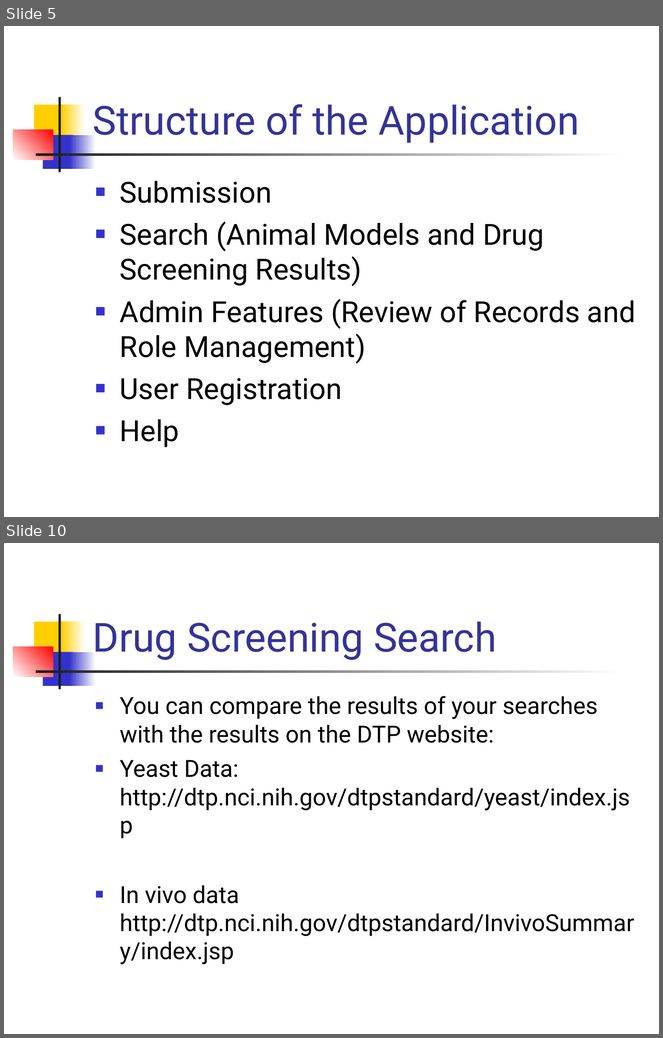
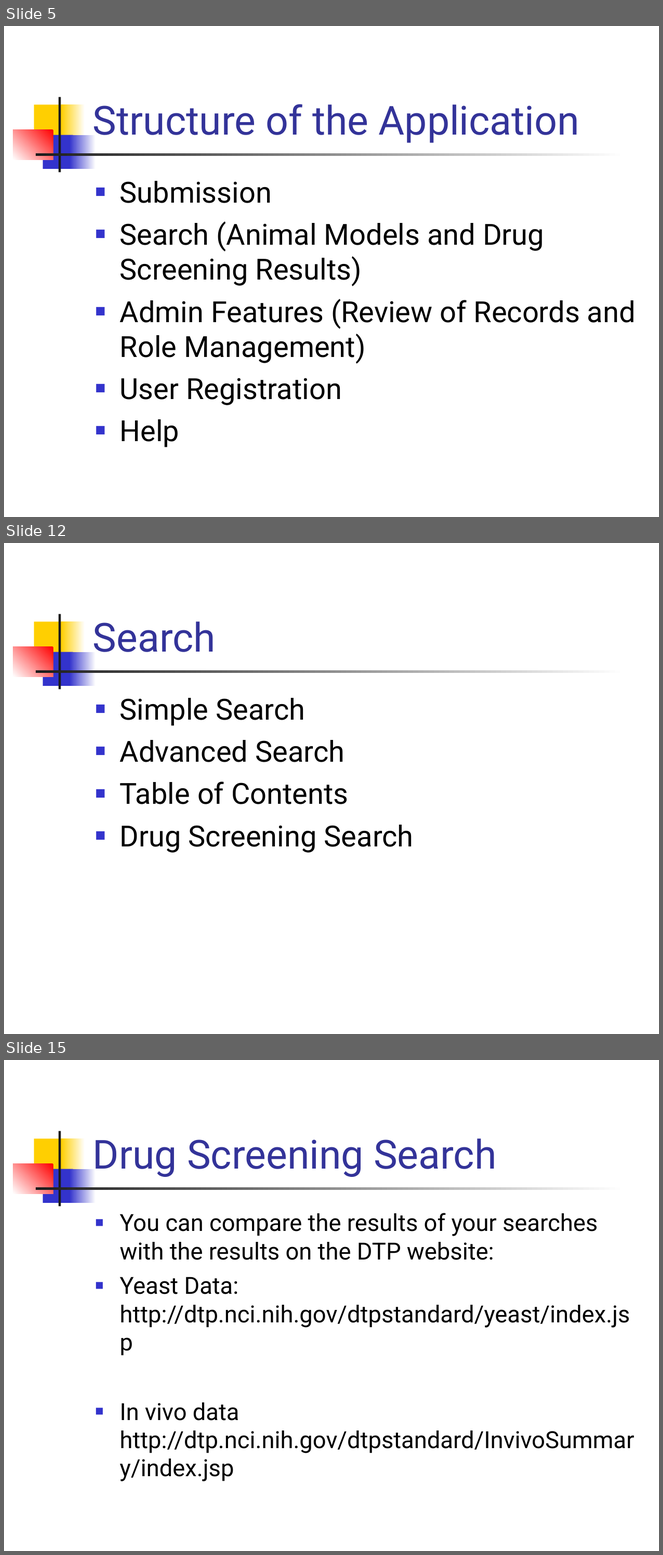
Before and after one commit to NCIP/camod-docs, a slide deck: artifacts/UAT/UAT2/Intro UAT2.ppt. Shown one above the other, each under a label of ours: slides 5 and 10 before the commit, slides 5, 12 and 15 after it; the slides between them are not shown. The pictures are 663x1038 and 663x1555 pixels, drawn with LibreOffice and Linux fonts; fonts in the diff are those of the drawing. Boxes give left, top, right and bottom in pixels: in the first picture for what was removed or moved away, otherwise in the second. Text is boxed around its words. In the diff, an @@ line names an element or a change of style, - is before the commit and + after.

```diff
--- a/artifacts/UAT/UAT2/Intro UAT2.ppt
+++ b/artifacts/UAT/UAT2/Intro UAT2.ppt
@@ slide 12 added at bbox=[4, 543, 659, 1034], background #FFFFFF; not listed: 7 template elements that a slide beside it also shows @@
@@ title added at bbox=[93, 622, 216, 652], 44 pt, text #333399 @@
+Search
@@ text added at bbox=[120, 698, 414, 853], 32 pt, text #000000 @@
+■ Simple Search
+■ Advanced Search
+■ Table of Contents
+■ Drug Screening Search
@@ what was slide 10 is now slide 15 @@
```
Also in this commit, not shown: 5 slides changed, 7 other slides added, 1 slide removed, 6 other files.
